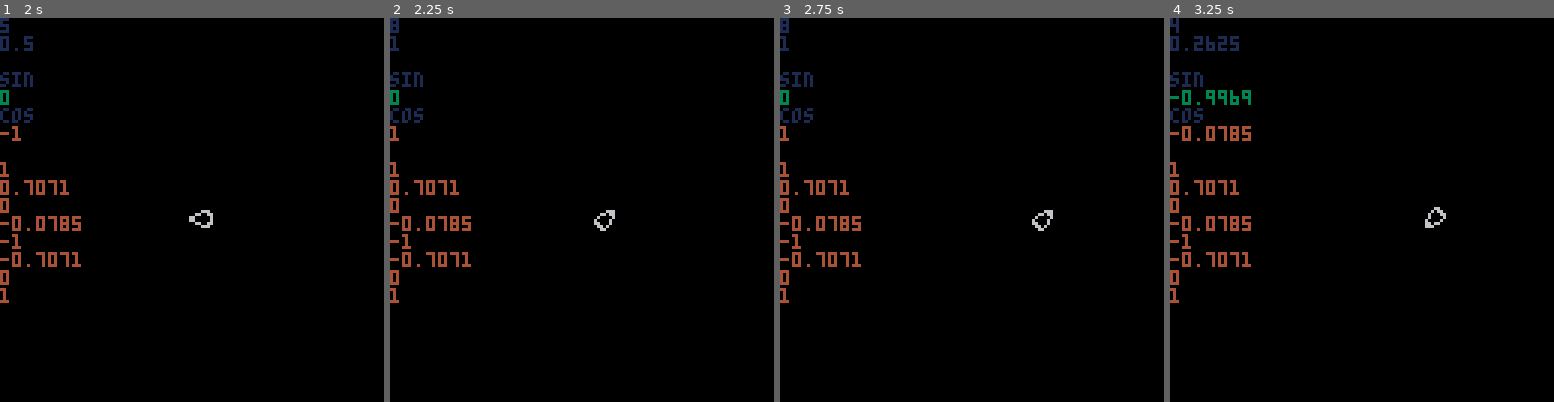
Above: before the commit, frames 1-4 (left to right).
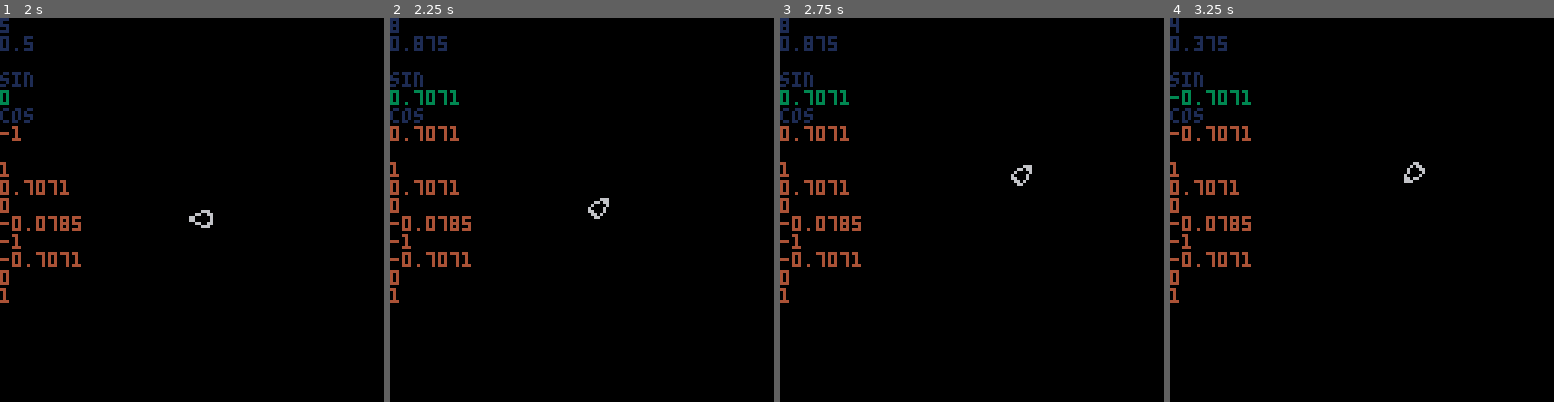
Above: after the commit, the same moments.

Repository: Severin-Kavlakov/ProjectEvren
Game: PICO-8 cartridge ProjectEvren.p8
The game is run twice, just before and just after one commit, with the same random seed, the same clock (stepped at 60 frames per second) and the same inputs.
Inputs:
- Up to frame 1 (2 s): hold Right from 1.6 s (still down)
- Up to frame 2 (2.25 s): release Right at 2.1 s; hold Up from 2.15 s (still down)
- Up to frame 3 (2.75 s): release Up at 2.42 s; hold Right from 2.47 s (still down)
- Up to frame 4 (3.25 s): release Right at 3.03 s; hold Left from 3.08 s (still down)

Frame 1 is identical in both runs. In frame 2, 1.0% of the frame differs, in the area x 0-59%, y 4-56%; in frame 3, 1.0%, in the area x 0-72%, y 4-56%; in frame 4, 0.7%.

Commit message:
0.idk correct angles

Diff:
--- a/ProjectEvren.p8
+++ b/ProjectEvren.p8
@@ -27,15 +27,15 @@
 function p_init()
 
 	angles = {
-		0,   0.125, 0.25, 0.2625,
-		0.5, 0.625, 0.75, 1,
+		0,   0.125, 0.25, 0.375,
+		0.5, 0.625, 0.75, 0.875,
 	}
 
 	sin_table = {
 		sin(0),  sin(0.125),
-		sin(0.25), sin(0.2625),
+		sin(0.25), sin(0.375),
 		sin(0.5), sin(0.625),
-		sin(0.75), sin(1),
+		sin(0.75), sin(0.875),
 	}
 
 	cos_table = {
